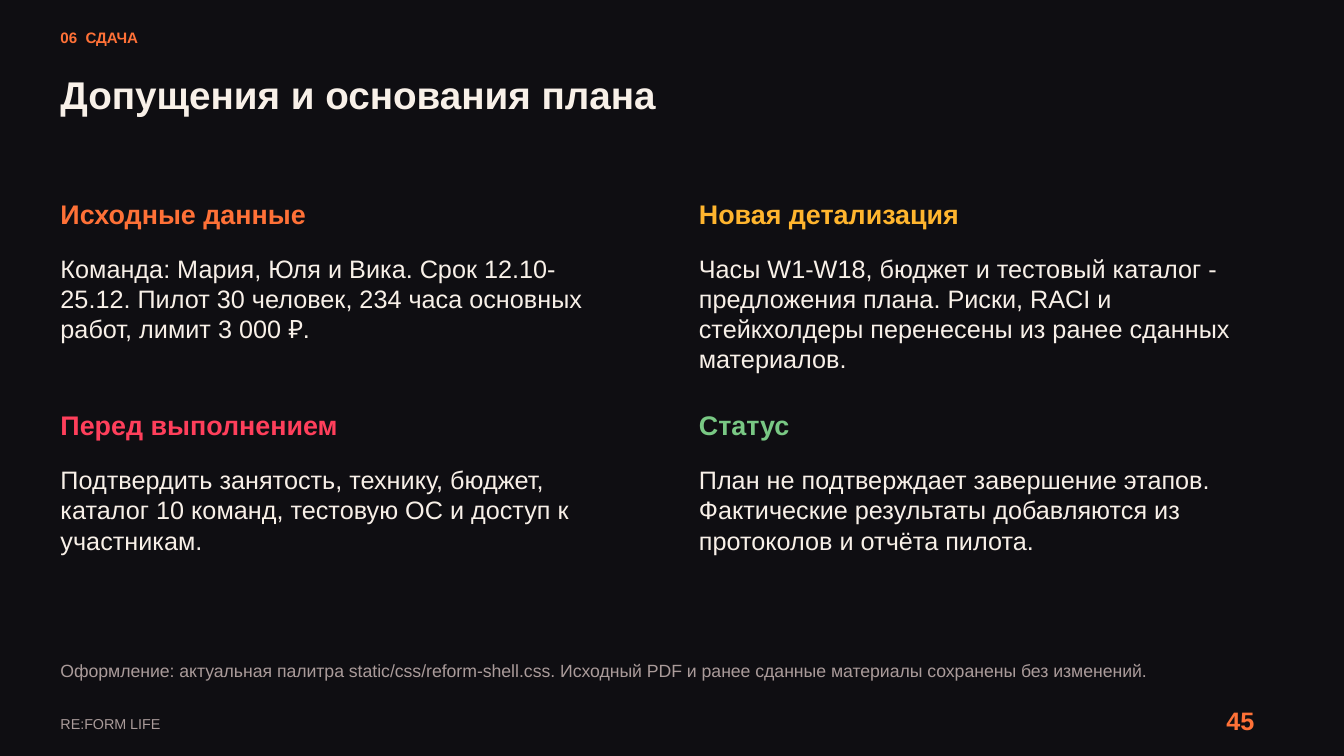
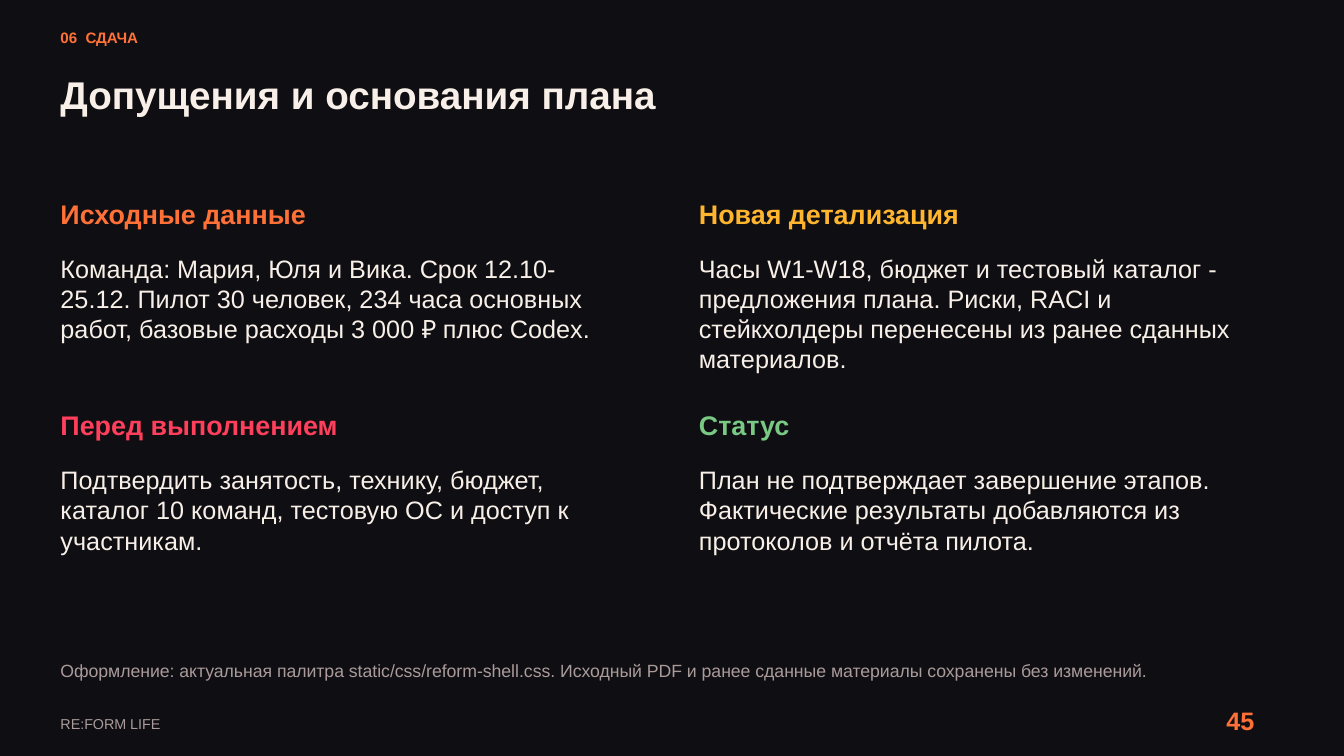
Before and after one commit to kartaamigo/RE-FORM-LIFE, a slide deck: slide 45 of docs/project-plan/RE_FORM_LIFE_Reviewed_Design.pptx. Drawn at 1344x756 pixels with LibreOffice and Linux fonts; fonts in the diff are those of the drawing. Boxes give left, top, right and bottom in pixels: in the first picture for what was removed or moved away, otherwise in the second. Text is boxed around its words. In the diff, an @@ line names an element or a change of style, - is before the commit and + after.

Commit message:
docs: add Codex payment to project expenses

```diff
--- a/docs/project-plan/RE_FORM_LIFE_Reviewed_Design.pptx
+++ b/docs/project-plan/RE_FORM_LIFE_Reviewed_Design.pptx
@@ text at (x1=60, y1=260, x2=590, y2=344): text changed @@
-Команда: Мария, Юля и Вика. Срок 12.10-25.12. Пилот 30 человек, 234 часа основных работ, лимит 3 000 ₽.
+Команда: Мария, Юля и Вика. Срок 12.10-25.12. Пилот 30 человек, 234 часа основных работ, базовые расходы 3 000 ₽ плюс Codex.
```
Also in this commit, not shown: 2 other slides changed, 1 other file.
